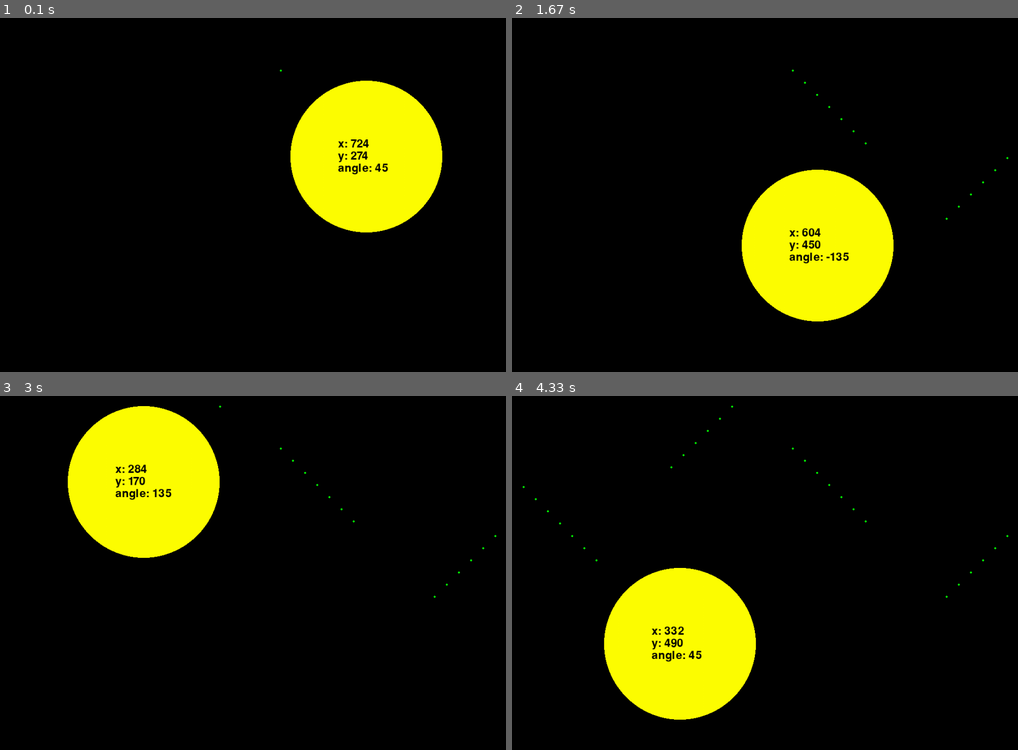
Above: before the commit, frames 1-4 (two rows, left to right).
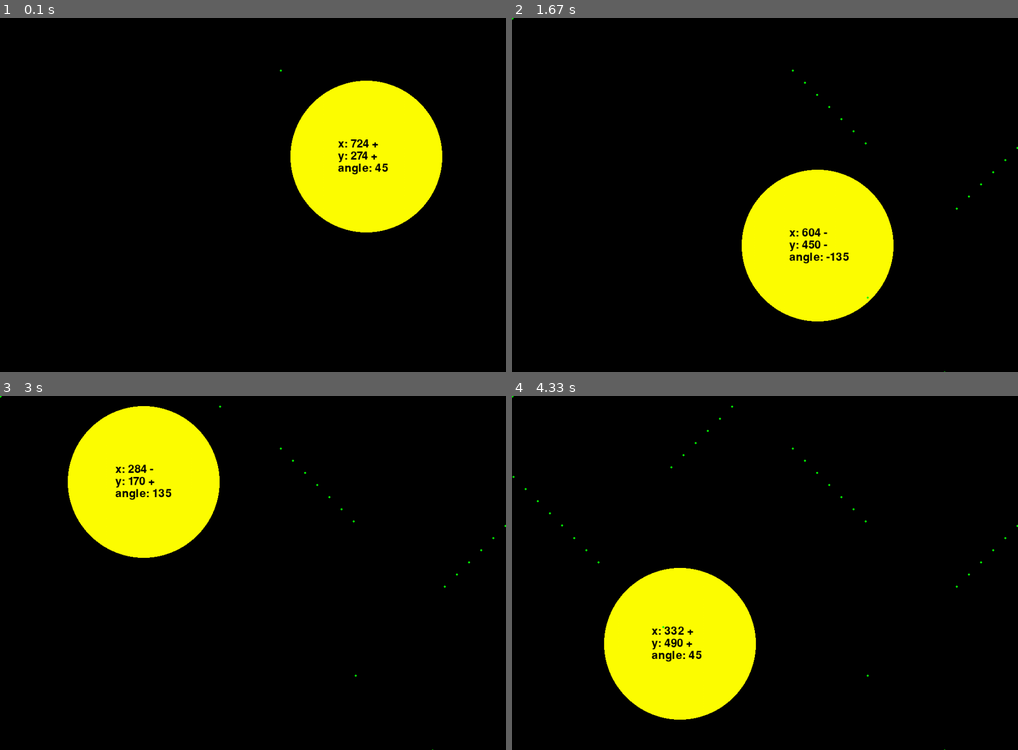
Above: after the commit, the same moments.

Repository: Archanciel/Learning_Pygame
Game: pygame game, started from bouncing_ball_imperfect_collide/bouncing_physics.py
Same seed, same stepped clock (60 frames per second), same inputs: the game is played once before the commit and once after it.
Inputs:
- Up to frame 1 (0.1 s): no input
- Up to frame 2 (1.67 s): no input
- Up to frame 3 (3 s): no input
- Up to frame 4 (4.33 s): no input

The runs differ from the first frame. In frame 1, less than 0.1% of the frame differs, in the area x 73-75%, y 35-40%; in frame 2, less than 0.1%; in frame 3, less than 0.1%; in frame 4, 0.1%, in the area x 0-100%, y 0-100%.

Commit message:
two tracing ok

Diff:
--- a/bouncing_ball_imperfect_collide/ball_no_sprite_explore.py
+++ b/bouncing_ball_imperfect_collide/ball_no_sprite_explore.py
@@ -1,7 +1,6 @@
 import pygame as pg
 import math
 from settings import *
-
 
 class Ball(pg.sprite.Sprite):
 	def __init__(self,
@@ -39,6 +38,8 @@
 		self.trajectPoints = []
 		self.previousX = 0
 		self.previousY = 0
+		self.previousSteppedX = 0
+		self.previousSteppedY = 0
 
 	def update(self):
 		delta_x = self.speed * math.cos(self.angle)
@@ -55,8 +56,8 @@
 			hit_bounds = True
 
 		if hit_bounds:
-			self.previousX = 0
-			self.previousY = 0
+			self.previousSteppedX = 0
+			self.previousSteppedY = 0
 
 		for ball in self.allBalls:
 			if not hit_bounds and not ball is self and self.collideBall(ball):
@@ -75,10 +76,19 @@
 	def draw(self):
 		pg.draw.circle(self.screen, self.color, self.rect.center, int(self.rect.width / 2))
 
-		# Writing information on the ball
+		currentX = int(self.rect.centerx)
+		currentY = int(self.rect.centery)
+
+		moveRight = (currentX - self.previousX) > 0
+		moveDown = (currentY - self.previousY) > 0
+
+		self.previousX = currentX
+		self.previousY = currentY
+
+		# Writing information on the ball surface
 		textLines = [None] * self.lineNumber
-		textLines[0] = 'x: ' + str(int(self.rect.centerx))
-		textLines[1] = 'y: ' + str(int(self.rect.centery))
+		textLines[0] = 'x: ' + str(currentX) + ' ' + ('+' if moveRight else '-')
+		textLines[1] = 'y: ' + str(currentY) + ' ' + ('+' if moveDown else '-')
 		textLines[2] = 'angle: ' + str(int(math.degrees(self.angle)))
 
 		self.images = []  # The text surfaces.
@@ -97,23 +107,22 @@
 		angleDegree = math.degrees(self.angle)
 		x = 0
 		y = 0
-		if 0 <= angleDegree <= 90:
+		if moveRight and moveDown:
 			angle = self.angle
 			a = self.radius / math.sin(angle) * math.cos(angle)
 			x = self.rect.left
 			y = self.rect.centery - a
-		elif 90 < angleDegree <= 180:
+		elif not moveRight and moveDown:
 			calcAngleDegree = 180 - angleDegree
 			angle = math.radians(calcAngleDegree)
-			aa = (math.pi / 2) - self.angle
 			o = self.radius / math.cos(angle) * math.sin(angle)
 			x = self.rect.right
 			y = self.rect.centery - o
 
-		if abs(x - self.previousX) > 20 and abs(y - self.previousY) > 20:
+		if abs(x - self.previousSteppedX) > BALL_TRACING_STEP_SIZE and abs(y - self.previousSteppedY) > BALL_TRACING_STEP_SIZE:
 			self.trajectPoints.append(pg.Rect(x, y, 2, 2))
-			self.previousX = x
-			self.previousY = y
+			self.previousSteppedX = x
+			self.previousSteppedY = y
 
 		for point in self.trajectPoints:
 			pg.draw.circle(self.screen, GREEN, point.center, 2)
--- a/bouncing_ball_imperfect_collide/settings.py
+++ b/bouncing_ball_imperfect_collide/settings.py
@@ -17,3 +17,6 @@
 CYAN = (2, 255, 255)
 MAGENTA = (255, 0, 255)
 ORANGE = (255, 165, 0)
+
+# defines the number of pixels after which a tracing point is drawned on screen
+BALL_TRACING_STEP_SIZE = 20
